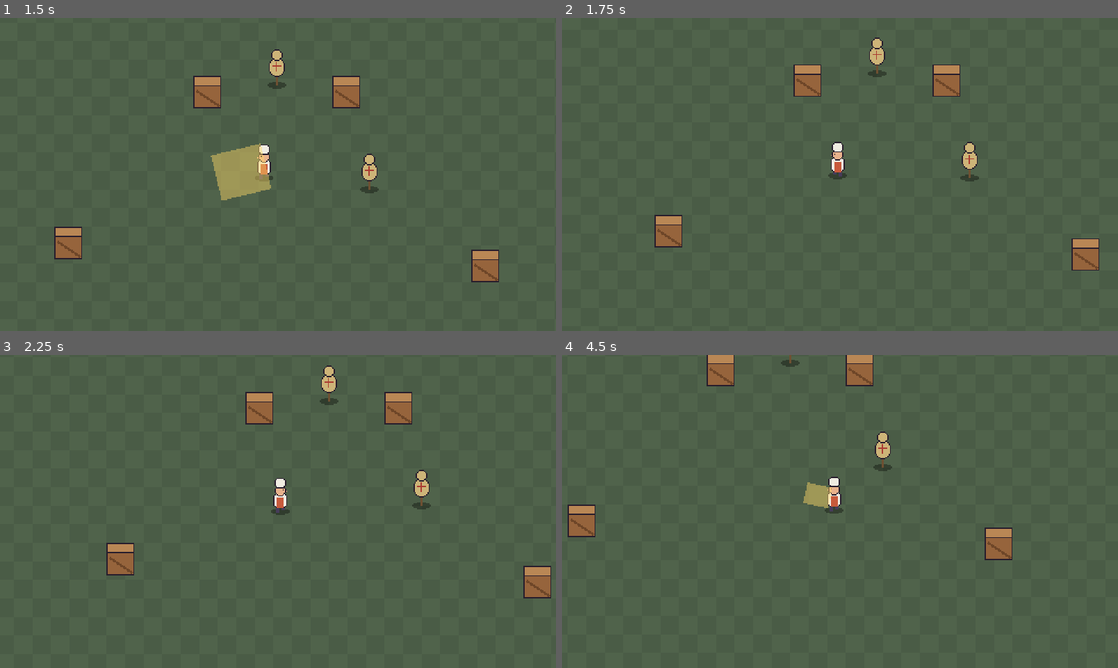
Above: before the commit, frames 1-4 (two rows, left to right).
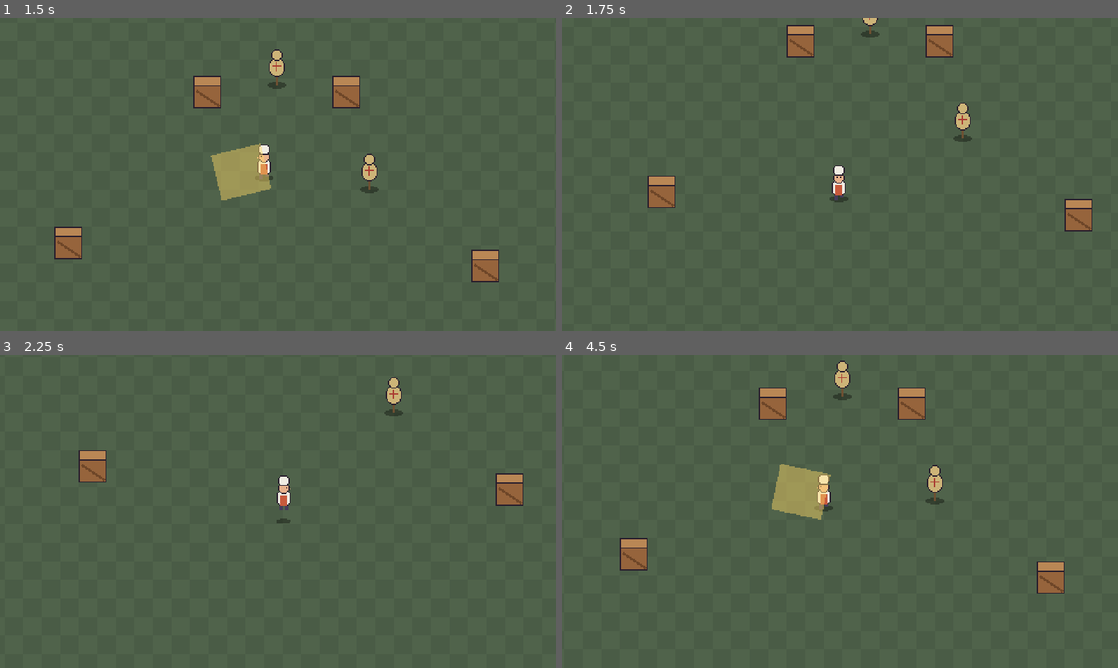
Above: after the commit, the same moments.

Repository: xNeku/cookerlegacy
Game: Godot game, scene res://game/main/main.tscn
Two runs of this game, one before a commit and one after it. Both use one fixed random seed, a clock stepped at 60 frames per second and the inputs below.
Inputs (mouse positions are in pixels of both pictures, inside the frame that each line leads up to):
- Up to frame 1 (1.5 s): tap Enter at 0.5 s; move the mouse to (400, 158) at 0.52 s; hold D (move_right) 0.53-1.28 s; hold K (attack_heavy) 0.53-1.28 s; click (400, 158) at 0.67 s; tap Space (jump) at 0.77, 1.07 s; tap J (attack_light) at 0.8, 1.35 s; move the mouse to (166, 190) at 1.27 s; hold S (move_down) from 1.28 s (still down)
- Up to frame 2 (1.75 s): keep holding S (move_down); tap Space (jump) at 1.52 s; tap L (dash) at 1.55 s
- Up to frame 3 (2.25 s): tap Space (jump) at 1.82 s; move the mouse to (333, 442) at 2.02 s; release S (move_down) at 2.03 s; hold D (move_right) from 2.03 s (still down); tap L (dash) at 2.1 s
- Up to frame 4 (4.5 s): tap Space (jump) at 2.3, 2.85, 3.02, 3.32, 3.77, 4.07 s; move the mouse to (812, 574) at 2.77 s; release D (move_right) at 2.78 s; hold W (move_up) 2.78-3.53 s; click (812, 574) at 2.92 s; tap K (attack_heavy) at 3.05 s; move the mouse to (1006, 558) at 3.52 s; hold K (attack_heavy) 3.53-4.28 s; hold A (move_left) from 3.53 s (still down); tap J (attack_light) at 3.8, 4.35 s; move the mouse to (673, 464) at 4.27 s

Frame 1 is identical in both runs. In frame 2, 5.5% of the frame differs, in the area x 15-97%, y 0-81%; in frame 3, 4.0%; in frame 4, 6.4%, in the area x 1-91%, y 0-77%.

Commit message:
B-009: dash (invulnerable, cooldown, cancela golpes/carga, dash-strike) y salto con sombra
Co-Authored-By: Claude Opus 5.5 <noreply@anthropic.com>
Claude-Session: https://claude.ai/code/session_019opLeEuLpxTACDT7pgCg4z

Diff:
--- a/game/player/player.gd
+++ b/game/player/player.gd
@@ -39,6 +39,26 @@
 ## Velocidad del parpadeo con la carga llena (segundos por ciclo).
 @export var charge_blink_period: float = 0.12
 
+@export_group("Dash")
+## Velocidad del dash (px/s).
+@export var dash_speed: float = 380.0
+## Duración del dash en segundos (distancia ≈ velocidad × duración).
+@export var dash_duration: float = 0.14
+## Tiempo de espera tras acabar un dash para poder hacer otro.
+@export var dash_cooldown: float = 0.3
+## Tinte durante el dash (placeholder hasta que haya estela/animación).
+@export var dash_color: Color = Color(0.6, 0.85, 1.0, 0.7)
+
+@export_group("Salto")
+## Altura máxima del salto en píxeles.
+@export var jump_height: float = 18.0
+## Duración total del salto en segundos.
+@export var jump_duration: float = 0.45
+## Control en el aire (1 = como en el suelo, 0 = sin control).
+@export_range(0.0, 1.0) var jump_air_control: float = 1.0
+## Tamaño mínimo de la sombra en lo alto del salto.
+@export_range(0.1, 1.0) var shadow_min_scale: float = 0.6
+
 @export_group("Animación")
 ## La animación de andar va más rápida o lenta según la velocidad real (útil con stick a medias).
 @export var scale_walk_with_speed: bool = true
@@ -47,10 +67,21 @@
 
 ## Dirección cardinal a la que mira: DOWN, UP, LEFT o RIGHT.
 var facing: Vector2 = Vector2.DOWN
+## Si está activo, no recibe daño (dash). Lo leerá su Hurtbox cuando la tenga.
+var invulnerable: bool = false
+## Altura sobre el suelo (salto). El cuerpo no se mueve; sube el sprite.
+var height: float = 0.0
+
+## Momento (segundos de juego) a partir del cual se puede volver a hacer dash.
+var _dash_ready_at: float = 0.0
 
 @onready var sprite: AnimatedSprite2D = %Sprite
 @onready var state_machine: StateMachine = %StateMachine
 @onready var hitbox: Hitbox = %Hitbox
+@onready var shadow: Sprite2D = %Shadow
+
+## Posición original del sprite: la altura se suma sobre ella.
+@onready var _sprite_base_position: Vector2 = sprite.position
 
 
 ## Vector del stick/WASD. Longitud 0..1 (analógico real; en teclado la diagonal se normaliza).
@@ -96,6 +127,22 @@
 		facing = Vector2(0.0, signf(direction.y))
 
 
+func can_dash() -> bool:
+	return _now() >= _dash_ready_at
+
+
+func start_dash_cooldown() -> void:
+	_dash_ready_at = _now() + dash_duration + dash_cooldown
+
+
+## Sube el sprite `value` píxeles y encoge la sombra en proporción.
+func set_height(value: float) -> void:
+	height = value
+	sprite.position = _sprite_base_position + Vector2(0.0, -height)
+	var ratio := clampf(height / jump_height, 0.0, 1.0) if jump_height > 0.0 else 0.0
+	shadow.scale = Vector2.ONE * lerpf(1.0, shadow_min_scale, ratio)
+
+
 ## Dirección del ataque. Con ratón: hacia el cursor. Con mando: hacia el stick,
 ## o hacia donde mira si el stick está suelto. InputMode decide cuál se usa.
 func get_attack_direction() -> Vector2:
@@ -126,3 +173,7 @@
 		return
 	var ratio := velocity.length() / max_speed
 	sprite.speed_scale = clampf(ratio, min_walk_anim_speed, 1.0)
+
+
+func _now() -> float:
+	return Time.get_ticks_msec() / 1000.0
--- a/game/player/player.tscn
+++ b/game/player/player.tscn
@@ -12,6 +12,8 @@
 [ext_resource type="Resource" path="res://game/weapons/spatula/spatula_heavy_combo.tres" id="10_heavy"]
 [ext_resource type="Resource" path="res://game/weapons/spatula/spatula_charged_attack.tres" id="11_charged"]
 [ext_resource type="Script" path="res://game/player/states/charge.gd" id="12_charge"]
+[ext_resource type="Script" path="res://game/player/states/dash.gd" id="13_dash"]
+[ext_resource type="Script" path="res://game/player/states/jump.gd" id="14_jump"]
 
 [sub_resource type="CircleShape2D" id="CircleShape2D_feet"]
 radius = 5.0
@@ -26,6 +28,7 @@
 charged_attack = ExtResource("11_charged")
 
 [node name="Shadow" type="Sprite2D" parent="."]
+unique_name_in_owner = true
 texture = ExtResource("2_shadow")
 
 [node name="Sprite" type="AnimatedSprite2D" parent="."]
@@ -76,3 +79,9 @@
 input_action = &"attack_heavy"
 switch_action = &"attack_light"
 switch_state = &"LightAttack"
+
+[node name="Dash" type="Node" parent="StateMachine"]
+script = ExtResource("13_dash")
+
+[node name="Jump" type="Node" parent="StateMachine"]
+script = ExtResource("14_jump")
--- a/game/player/states/attack.gd
+++ b/game/player/states/attack.gd
@@ -49,6 +49,12 @@
 	player.move_and_slide()
 	# Sin animación de ataque (placeholder): si te mueves pegando, anda en vez de patinar.
 	player.play_animation(_attack.animation, "idle" if input.is_zero_approx() else "walk")
+
+	# Dash-cancel: en cuanto pasa la ventana de daño, el dash corta el golpe.
+	if _time >= _attack.hit_end and Input.is_action_just_pressed("dash") and player.can_dash():
+		_finish()
+		machine.change_to(&"Dash")
+		return
 
 	if _time >= _attack.chain_from:
 		if _buffered and _has_next_step():
--- a/game/player/states/charge.gd
+++ b/game/player/states/charge.gd
@@ -18,6 +18,9 @@
 
 
 func physics_update(delta: float) -> void:
+	if Input.is_action_just_pressed("dash") and player.can_dash():
+		machine.change_to(&"Dash")
+		return
 	if not Input.is_action_pressed("attack_heavy"):
 		machine.change_to(&"ChargedAttack" if _full else &"HeavyAttack")
 		return
--- /dev/null
+++ b/game/player/states/dash.gd
@@ -0,0 +1,46 @@
+extends PlayerState
+## Dash: estallido corto e invulnerable en la dirección del movimiento
+## (o hacia donde mira si está quieto). Si pulsas atacar durante el dash,
+## el golpe sale nada más acabar (dash-strike).
+
+var _time: float = 0.0
+var _dir: Vector2 = Vector2.DOWN
+## Estado al que ir al acabar si se pulsó atacar durante el dash ("" = ninguno).
+var _queued_state: StringName = &""
+
+
+func enter(_previous: State) -> void:
+	_time = 0.0
+	_queued_state = &""
+	var input := player.get_move_input()
+	_dir = input.normalized() if not input.is_zero_approx() else player.facing
+	player.update_facing(_dir)
+	player.velocity = _dir * player.dash_speed
+	player.start_dash_cooldown()
+	player.invulnerable = true
+	player.sprite.speed_scale = 1.0
+	player.sprite.modulate = player.dash_color
+
+
+func exit() -> void:
+	player.invulnerable = false
+	player.sprite.modulate = Color.WHITE
+
+
+func physics_update(delta: float) -> void:
+	_time += delta
+	if Input.is_action_just_pressed("attack_light"):
+		_queued_state = &"LightAttack"
+	elif Input.is_action_just_pressed("attack_heavy"):
+		_queued_state = &"Charge"
+
+	player.move_and_slide()
+	player.play_animation("dash", "walk")
+
+	if _time >= player.dash_duration:
+		# Sale a velocidad de andar como mucho, para que no siga resbalando.
+		player.velocity = player.velocity.limit_length(player.max_speed)
+		if _queued_state != &"":
+			machine.change_to(_queued_state)
+		else:
+			machine.change_to(&"Idle" if player.get_move_input().is_zero_approx() else &"Move")
--- a/game/player/states/idle.gd
+++ b/game/player/states/idle.gd
@@ -8,11 +8,7 @@
 
 
 func physics_update(delta: float) -> void:
-	if Input.is_action_just_pressed("attack_light"):
-		machine.change_to(&"LightAttack")
-		return
-	if Input.is_action_just_pressed("attack_heavy"):
-		machine.change_to(&"Charge")
+	if try_start_action():
 		return
 	if not player.get_move_input().is_zero_approx():
 		machine.change_to(&"Move")
--- /dev/null
+++ b/game/player/states/jump.gd
@@ -0,0 +1,31 @@
+extends PlayerState
+## Salto. En vista cenital el cuerpo (y su colisión) sigue en el suelo:
+## sube el sprite y la sombra se queda abajo y encoge. Te puedes mover en el aire.
+## Aquí se enganchará el SaltoGolpe (salto + △) en Fase 4.
+
+var _time: float = 0.0
+
+
+func enter(_previous: State) -> void:
+	_time = 0.0
+	player.sprite.speed_scale = 1.0
+
+
+func exit() -> void:
+	player.set_height(0.0)
+
+
+func physics_update(delta: float) -> void:
+	_time += delta
+	var t := clampf(_time / player.jump_duration, 0.0, 1.0)
+	# Parábola: 0 al despegar, 1 en lo alto (mitad del salto), 0 al aterrizar.
+	player.set_height(player.jump_height * 4.0 * t * (1.0 - t))
+
+	var input := player.get_move_input()
+	player.update_facing(input)
+	player.steer(input, player.jump_air_control, delta)
+	player.move_and_slide()
+	player.play_animation("jump", "idle")
+
+	if t >= 1.0:
+		machine.change_to(&"Idle" if input.is_zero_approx() else &"Move")
--- a/game/player/states/move.gd
+++ b/game/player/states/move.gd
@@ -3,11 +3,7 @@
 
 
 func physics_update(delta: float) -> void:
-	if Input.is_action_just_pressed("attack_light"):
-		machine.change_to(&"LightAttack")
-		return
-	if Input.is_action_just_pressed("attack_heavy"):
-		machine.change_to(&"Charge")
+	if try_start_action():
 		return
 	var input := player.get_move_input()
 	if input.is_zero_approx():
--- a/game/player/states/player_state.gd
+++ b/game/player/states/player_state.gd
@@ -1,8 +1,27 @@
 class_name PlayerState
 extends State
-## Base de los estados del cocinero. Da acceso tipado al Player.
+## Base de los estados del cocinero. Da acceso tipado al Player
+## y la comprobación común de acciones (atacar, cargar, dash, saltar).
 
 ## El Player dueño de este estado (la raíz de player.tscn).
 var player: Player:
 	get:
 		return owner as Player
+
+
+## Si se ha pulsado una acción, cambia al estado que toca y devuelve true.
+## Lo usan los estados "libres" (Idle, Move) para no repetir el mismo bloque.
+func try_start_action() -> bool:
+	if Input.is_action_just_pressed("dash") and player.can_dash():
+		machine.change_to(&"Dash")
+		return true
+	if Input.is_action_just_pressed("jump"):
+		machine.change_to(&"Jump")
+		return true
+	if Input.is_action_just_pressed("attack_light"):
+		machine.change_to(&"LightAttack")
+		return true
+	if Input.is_action_just_pressed("attack_heavy"):
+		machine.change_to(&"Charge")
+		return true
+	return false
